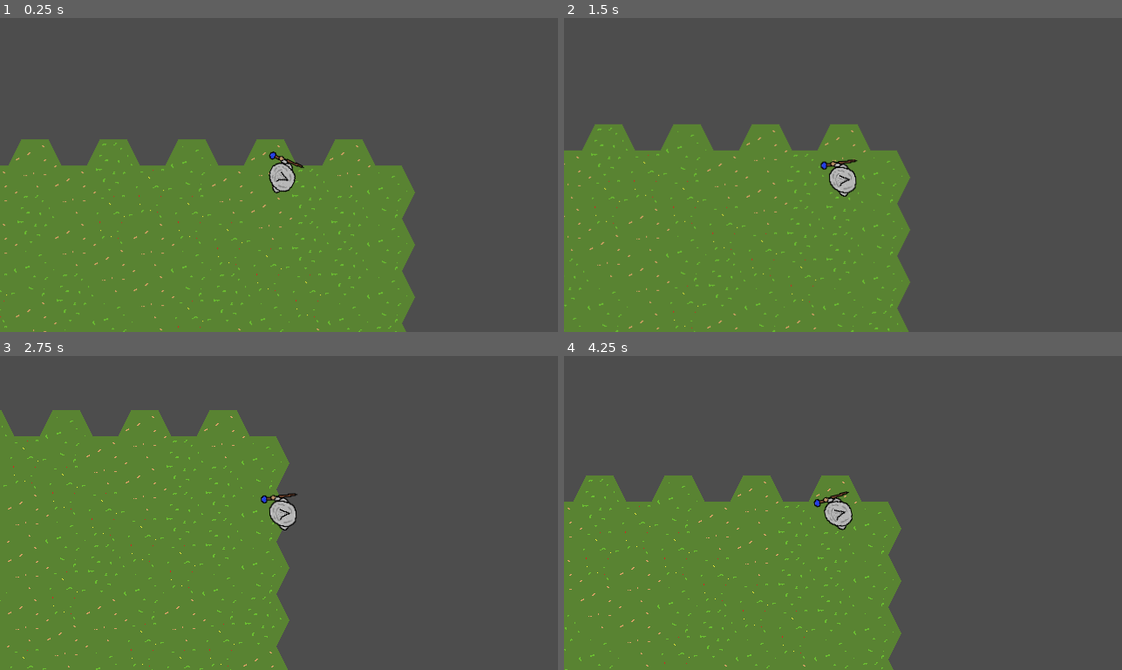
Above: before the commit, frames 1-4 (two rows, left to right).
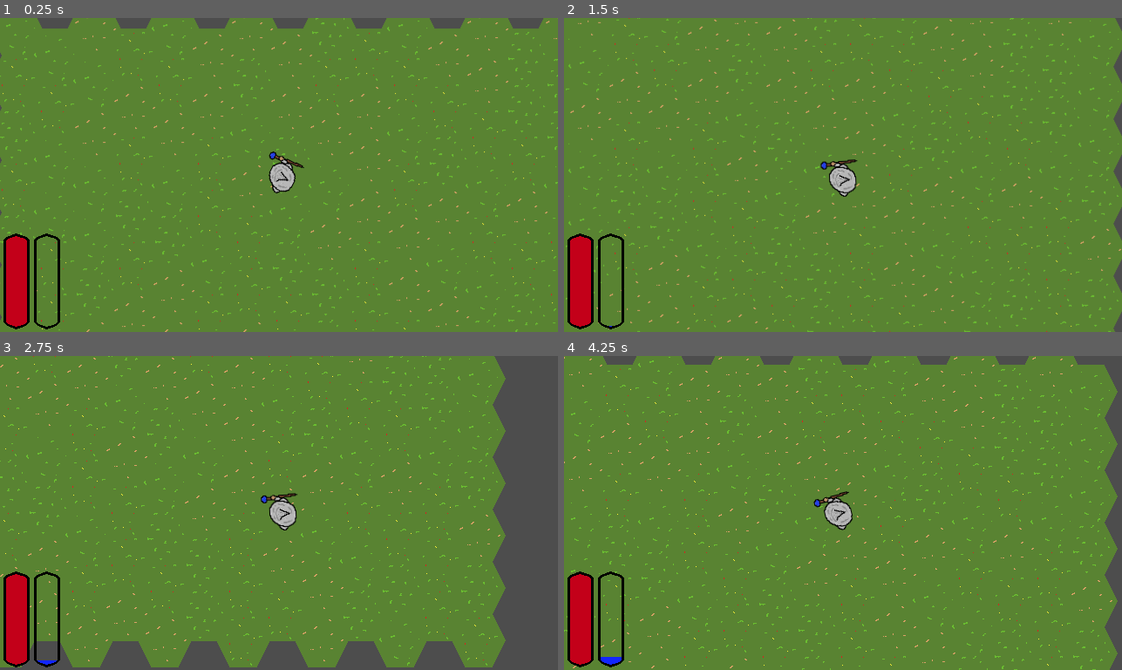
Above: after the commit, the same moments.

Repository: T33py/ProjectWizardRoguelike
Game: Godot game, scene res://RootScene.tscn
Same seed, same stepped clock (60 frames per second), same inputs: the game is played once before the commit and once after it.
Inputs (mouse positions are in pixels of both pictures, inside the frame that each line leads up to):
- Up to frame 1 (0.25 s): no input
- Up to frame 2 (1.5 s): move the mouse to (597, 165) at 0.52 s; hold D (MoveRight) 0.53-1.28 s; move the mouse to (580, 190) at 1.27 s; hold S (MoveBackward) from 1.28 s (still down)
- Up to frame 3 (2.75 s): move the mouse to (5, 525) at 2.02 s; release S (MoveBackward) at 2.03 s; hold D (MoveRight) from 2.03 s (still down)
- Up to frame 4 (4.25 s): move the mouse to (591, 462) at 2.77 s; release D (MoveRight) at 2.78 s; hold W (MoveForward) 2.78-3.53 s; move the mouse to (580, 572) at 3.52 s; hold A (MoveLeft) from 3.53 s (still down)

The runs differ from the first frame. In frame 1, 60% of the frame differs, in the area x 0-100%, y 0-100%; in frame 2, 65%; in frame 3, 53%; in frame 4, 66%.

Commit message:
added bars and tracking of wizard location

Diff:
--- a/GameLogic/GameRunner.tscn
+++ b/GameLogic/GameRunner.tscn
@@ -1,7 +1,8 @@
-[gd_scene load_steps=7 format=3 uid="uid://d4l0pd6lq6rm0"]
+[gd_scene load_steps=8 format=3 uid="uid://d4l0pd6lq6rm0"]
 
 [ext_resource type="Script" uid="uid://bj7n2vmdbvu01" path="res://GameLogic/game_runner.gd" id="1_ffb34"]
 [ext_resource type="PackedScene" uid="uid://c7a0kogtedfpd" path="res://Map/HexMap.tscn" id="1_ghm7u"]
+[ext_resource type="PackedScene" uid="uid://k28vs3b8im1k" path="res://HUD/HUD.tscn" id="2_cigi3"]
 [ext_resource type="Script" uid="uid://c2o5fu5x0g" path="res://GameLogic/pointer_handler.gd" id="2_s4q0q"]
 [ext_resource type="Script" uid="uid://c2eyhlpu3aeju" path="res://GameLogic/state.gd" id="3_bjgj6"]
 [ext_resource type="PackedScene" uid="uid://7ak05867ub6e" path="res://PlayerCharacter/Wizard.tscn" id="4_rpqki"]
@@ -18,8 +19,9 @@
 script = ExtResource("1_ffb34")
 state = NodePath("State")
 
-[node name="HexMap" parent="." instance=ExtResource("1_ghm7u")]
-position = Vector2(-248, 147)
+[node name="HexMap" parent="." node_paths=PackedStringArray("state") instance=ExtResource("1_ghm7u")]
+position = Vector2(0, -10)
+state = NodePath("../State")
 grid_size = Vector2i(6, 10)
 
 [node name="State" type="Node" parent="." node_paths=PackedStringArray("game_runner", "hex_map", "wizard")]
@@ -39,3 +41,11 @@
 [node name="WizardCam" type="Camera2D" parent="." node_paths=PackedStringArray("wizard")]
 script = ExtResource("5_ht3k0")
 wizard = NodePath("../Wizard")
+
+[node name="Hud" parent="WizardCam" node_paths=PackedStringArray("state", "wizard") instance=ExtResource("2_cigi3")]
+offset_left = -25.0
+offset_top = -54.0
+offset_right = -25.0
+offset_bottom = -54.0
+state = NodePath("../../State")
+wizard = NodePath("../../Wizard")
--- /dev/null
+++ b/HUD/Bar/GenericBar.tscn
@@ -0,0 +1,23 @@
+[gd_scene load_steps=3 format=3 uid="uid://bsp4gw3b6nsju"]
+
+[ext_resource type="Texture2D" uid="uid://n1qns5w6vx8d" path="res://HUD/Bar/BarBorder.png" id="1_08mov"]
+[ext_resource type="Texture2D" uid="uid://b5exphslaqu4g" path="res://HUD/Bar/BarFill.png" id="2_ksgkv"]
+
+[node name="GenericBar" type="Control"]
+layout_mode = 3
+anchors_preset = 15
+anchor_right = 1.0
+anchor_bottom = 1.0
+offset_right = -600.0
+offset_bottom = -250.0
+grow_horizontal = 2
+grow_vertical = 2
+
+[node name="TextureProgressBar" type="TextureProgressBar" parent="."]
+layout_mode = 0
+offset_right = 40.0
+offset_bottom = 40.0
+value = 49.0
+fill_mode = 3
+texture_over = ExtResource("1_08mov")
+texture_progress = ExtResource("2_ksgkv")
--- /dev/null
+++ b/HUD/Bar/HealthBar.tscn
@@ -0,0 +1,26 @@
+[gd_scene load_steps=4 format=3 uid="uid://beu324osbb0a"]
+
+[ext_resource type="Script" uid="uid://cq482je02dvvt" path="res://HUD/Bar/health_bar.gd" id="1_audn4"]
+[ext_resource type="Texture2D" uid="uid://n1qns5w6vx8d" path="res://HUD/Bar/BarBorder.png" id="1_gtx8t"]
+[ext_resource type="Texture2D" uid="uid://b5exphslaqu4g" path="res://HUD/Bar/BarFill.png" id="2_audn4"]
+
+[node name="HealthBar" type="Control"]
+layout_mode = 3
+anchors_preset = 15
+anchor_right = 1.0
+anchor_bottom = 1.0
+offset_right = -600.0
+offset_bottom = -250.0
+grow_horizontal = 2
+grow_vertical = 2
+script = ExtResource("1_audn4")
+
+[node name="TextureProgressBar" type="TextureProgressBar" parent="."]
+modulate = Color(0.764706, 0, 0.0980392, 1)
+offset_right = 40.0
+offset_bottom = 40.0
+step = 0.0
+value = 57.0
+fill_mode = 3
+texture_over = ExtResource("1_gtx8t")
+texture_progress = ExtResource("2_audn4")
--- /dev/null
+++ b/HUD/Bar/ManaBar.tscn
@@ -0,0 +1,26 @@
+[gd_scene load_steps=4 format=3 uid="uid://bjbuc2b82y03b"]
+
+[ext_resource type="Texture2D" uid="uid://n1qns5w6vx8d" path="res://HUD/Bar/BarBorder.png" id="1_4d18x"]
+[ext_resource type="Script" uid="uid://7irlub871qv7" path="res://HUD/Bar/mana_bar.gd" id="1_sgldg"]
+[ext_resource type="Texture2D" uid="uid://b5exphslaqu4g" path="res://HUD/Bar/BarFill.png" id="2_sgldg"]
+
+[node name="ManaBar" type="Control"]
+layout_mode = 3
+anchors_preset = 15
+anchor_right = 1.0
+anchor_bottom = 1.0
+offset_right = -600.0
+offset_bottom = -250.0
+grow_horizontal = 2
+grow_vertical = 2
+script = ExtResource("1_sgldg")
+
+[node name="TextureProgressBar" type="TextureProgressBar" parent="."]
+modulate = Color(0.0705882, 0.14902, 1, 1)
+offset_right = 40.0
+offset_bottom = 40.0
+step = 0.0
+value = 49.0
+fill_mode = 3
+texture_over = ExtResource("1_4d18x")
+texture_progress = ExtResource("2_sgldg")
--- /dev/null
+++ b/HUD/Bar/health_bar.gd
@@ -0,0 +1,9 @@
+extends Control
+class_name HealthBar
+
+@onready var progress_bar: TextureProgressBar = $TextureProgressBar
+
+func update_bar(stats: WizardStats) -> void:
+	progress_bar.max_value = stats.max_health
+	progress_bar.value = stats.current_health
+	return
--- /dev/null
+++ b/HUD/Bar/mana_bar.gd
@@ -0,0 +1,9 @@
+extends Control
+class_name ManaBar
+
+@onready var progress_bar: TextureProgressBar = $TextureProgressBar
+
+func update_bar(stats: WizardStats) -> void:
+	progress_bar.max_value = stats.max_mana
+	progress_bar.value = stats.current_mana
+	return
--- /dev/null
+++ b/HUD/HUD.tscn
@@ -0,0 +1,29 @@
+[gd_scene load_steps=4 format=3 uid="uid://k28vs3b8im1k"]
+
+[ext_resource type="PackedScene" uid="uid://beu324osbb0a" path="res://HUD/Bar/HealthBar.tscn" id="1_b7ubu"]
+[ext_resource type="Script" uid="uid://dp76y8g8rkdm1" path="res://HUD/hud.gd" id="1_ja1d4"]
+[ext_resource type="PackedScene" uid="uid://bjbuc2b82y03b" path="res://HUD/Bar/ManaBar.tscn" id="2_ja1d4"]
+
+[node name="Hud" type="Control"]
+layout_mode = 3
+anchors_preset = 15
+anchor_right = 1.0
+anchor_bottom = 1.0
+grow_horizontal = 2
+grow_vertical = 2
+mouse_filter = 2
+script = ExtResource("1_ja1d4")
+
+[node name="HealthBar" parent="." instance=ExtResource("1_b7ubu")]
+layout_mode = 1
+offset_left = 4.0
+offset_top = 246.0
+offset_right = -596.0
+offset_bottom = -4.0
+
+[node name="ManaBar" parent="." instance=ExtResource("2_ja1d4")]
+layout_mode = 1
+offset_left = 39.0
+offset_top = 246.0
+offset_right = -561.0
+offset_bottom = -4.0
--- /dev/null
+++ b/HUD/hud.gd
@@ -0,0 +1,21 @@
+extends Control
+class_name HUD
+
+@export var state:State
+@export var wizard: Wizard
+
+@onready var healthbar: HealthBar = $HealthBar
+@onready var manabar: ManaBar = $ManaBar
+
+func _ready() -> void:
+	wizard.stats.health_changed.connect(_on_wizard_health_changed)
+	wizard.stats.mana_changed.connect(_on_wizard_mana_changed)
+	return
+
+func _on_wizard_health_changed() -> void:
+	healthbar.update_bar(wizard.stats)
+	return
+
+func _on_wizard_mana_changed() -> void:
+	manabar.update_bar(wizard.stats)
+	return
--- a/Hex/Hex.tscn
+++ b/Hex/Hex.tscn
@@ -15,7 +15,11 @@
 [node name="Sprite2D" type="Sprite2D" parent="."]
 texture = ExtResource("2_whgm8")
 hframes = 10
-frame = 1
+
+[node name="WizardHere" type="Sprite2D" parent="."]
+visible = false
+texture = ExtResource("2_whgm8")
+hframes = 10
 
 [node name="Hitbox" type="Area2D" parent="."]
 
--- a/Hex/hex.gd
+++ b/Hex/hex.gd
@@ -4,6 +4,8 @@
 
 signal mouse_entered(me: Hex)
 signal mouse_exited(me: Hex)
+signal wizard_entered(me: Hex)
+signal wizard_exited(me: Hex)
 
 enum Biome { PLACEHOLDER, GRASS, WATER, DESERT }
 
@@ -44,6 +46,8 @@
 func _ready() -> void:
 	hitbox.mouse_entered.connect(_mouse_entered)
 	hitbox.mouse_exited.connect(_mouse_exited)
+	hitbox.area_entered.connect(_area_entered)
+	hitbox.area_exited.connect(_area_exited)
 	_choose_a_sprite()
 	return
 
@@ -77,9 +81,18 @@
 	mouse_exited.emit(self)
 	return
 
+func _area_entered(other: Area2D) -> void:
+	if other.get_parent() is Wizard:
+		wizard_entered.emit(self)
+	return
+
+func _area_exited(other: Area2D) -> void:
+	if other.get_parent() is Wizard:
+		wizard_exited.emit(self)
+	return
+
 func _choose_a_sprite() -> void:
 	var ssrange: int = 0
-	print(len(biome_indexes), ' ', biome)
 	if len(biome_indexes) >= biome+1:
 		ssrange = biome_indexes[biome+1]-1 - biome_indexes[biome]
 	else:
@@ -87,3 +100,6 @@
 	sprite_idx = randi_range(biome_indexes[biome], biome_indexes[biome]+ssrange)
 	visual.frame = sprite_idx
 	return
+
+func _to_string() -> String:
+	return 'Hex' + str(coordinates)
--- a/Map/HexMap.tscn
+++ b/Map/HexMap.tscn
@@ -1,7 +1,8 @@
-[gd_scene load_steps=3 format=3 uid="uid://c7a0kogtedfpd"]
+[gd_scene load_steps=4 format=3 uid="uid://c7a0kogtedfpd"]
 
 [ext_resource type="Script" uid="uid://bom04j7054p8v" path="res://Map/hex_map.gd" id="1_1uauy"]
 [ext_resource type="PackedScene" uid="uid://b1j3ivqmb5jel" path="res://Hex/Hex.tscn" id="2_vmd7c"]
+[ext_resource type="Script" uid="uid://dpcjjspqg52f2" path="res://Map/wizard_tracker.gd" id="3_fpsrx"]
 
 [node name="HexMap" type="Node2D"]
 script = ExtResource("1_1uauy")
@@ -12,3 +13,6 @@
 grid_size = Vector2i(1000, 1000)
 screensized_grid_size = Vector2i(8, 14)
 starting_hexes = 100
+
+[node name="WizardTracker" type="Node" parent="."]
+script = ExtResource("3_fpsrx")
--- a/Map/hex_map.gd
+++ b/Map/hex_map.gd
@@ -3,6 +3,8 @@
 class_name HexMap
 
 signal new_hex_created(hex: Hex)
+
+@export var state: State
 
 @export var hex_template: PackedScene
 var _dx: float = 0
@@ -51,14 +53,17 @@
 var grid_y_min: int = 0
 var grid_y_max: int = 0
 
+@onready var wizard_tracker: MapWizardTracker = $WizardTracker
+
 # Called when the node enters the scene tree for the first time.
 func _ready() -> void:
+	wizard_tracker.wizard = state.wizard
+	new_hex_created.connect(wizard_tracker.on_hex_created)
 	redo_grid()
 	for c in get_children():
 		if c is Hex:
 			all_hexes.append(c)
 			new_hex_created.emit(c)
-
 	pass
 
 func setup_grid():
@@ -166,7 +171,7 @@
 	var chi: int = 0
 
 	if len(all_hexes) == 0:
-		var new_00 = setup_hex(0, 0)
+		setup_hex(0, 0)
 	var current_hex: Hex = all_hexes[chi]
 
 	while len(all_hexes) < starting_hexes:
--- /dev/null
+++ b/Map/wizard_tracker.gd
@@ -0,0 +1,61 @@
+extends Node
+class_name MapWizardTracker
+
+signal current_wizard_location(hex: Hex)
+
+@export var show_wizard_location: bool = false
+
+var wizard: Wizard
+
+var _wizard_location: Hex = null
+var wizard_location: Hex:
+	get: return _wizard_location
+	set(val):
+		if _wizard_location != null:
+			_wizard_location.find_child('WizardHere').visible = false
+		if val != null and show_wizard_location:
+			val.find_child('WizardHere').visible = true
+		if _wizard_location != val:
+			_wizard_location = val
+			current_wizard_location.emit(_wizard_location)
+
+var wizard_touches_hexes: Array[Hex] = []
+
+var frame_counter: int = 0
+var check_pos_frames: int = 30
+
+func _process(_delta: float) -> void:
+	frame_counter += 1
+	if frame_counter > check_pos_frames:
+		update_wizard_correct_location()
+		frame_counter = 0
+	return
+
+func wizard_entered_hex(hex: Hex) -> void:
+	wizard_touches_hexes.append(hex)
+	update_wizard_correct_location()
+	return
+
+func wizard_left_hex(hex: Hex) -> void:
+	wizard_touches_hexes.erase(hex)
+	if wizard_location == hex:
+		wizard_location = null
+	update_wizard_correct_location()
+	return
+
+func update_wizard_correct_location() -> void:
+	var closest_hex: Hex = wizard_location
+	if wizard_location == null and len(wizard_touches_hexes) > 0:
+		wizard_location = wizard_touches_hexes[0]
+	if closest_hex == null:
+		return
+	for hex in wizard_touches_hexes:
+		if hex.global_position.distance_to(wizard.global_position) < closest_hex.global_position.distance_to(wizard.global_position):
+			if wizard_location != hex:
+				wizard_location = hex
+	return
+
+func on_hex_created(hex: Hex) -> void:
+	hex.wizard_entered.connect(wizard_entered_hex)
+	hex.wizard_exited.connect(wizard_left_hex)
+	return
--- a/PlayerCharacter/Wizard.tscn
+++ b/PlayerCharacter/Wizard.tscn
@@ -1,10 +1,13 @@
-[gd_scene load_steps=6 format=3 uid="uid://7ak05867ub6e"]
+[gd_scene load_steps=7 format=3 uid="uid://7ak05867ub6e"]
 
 [ext_resource type="Texture2D" uid="uid://vrasfpsl8nif" path="res://PlayerCharacter/Character.png" id="1_a6ad1"]
 [ext_resource type="Script" uid="uid://e4gw6hwcqi8m" path="res://PlayerCharacter/wizard.gd" id="1_h2cfe"]
 [ext_resource type="Script" uid="uid://dnfmn2ed648ha" path="res://PlayerCharacter/wizard_visual.gd" id="2_j4oe6"]
 [ext_resource type="Script" uid="uid://dggwj41dlv764" path="res://PlayerCharacter/controller.gd" id="2_tou76"]
 [ext_resource type="Script" uid="uid://cllhqn1j8ot63" path="res://PlayerCharacter/wizard_stats.gd" id="3_tou76"]
+
+[sub_resource type="CircleShape2D" id="CircleShape2D_tou76"]
+radius = 15.0
 
 [node name="Wizard" type="Node2D"]
 z_index = 5
@@ -26,3 +29,8 @@
 texture = ExtResource("1_a6ad1")
 hframes = 2
 frame = 1
+
+[node name="Hitbox" type="Area2D" parent="."]
+
+[node name="CollisionShape2D" type="CollisionShape2D" parent="Hitbox"]
+shape = SubResource("CircleShape2D_tou76")
--- a/PlayerCharacter/wizard.gd
+++ b/PlayerCharacter/wizard.gd
@@ -5,6 +5,7 @@
 
 @onready var controller: WizardController = $Controller
 @onready var stats: WizardStats = $Stats
+@onready var hitbox: Area2D = $Hitbox
 
 func _ready() -> void:
 	controller.state = state
--- a/PlayerCharacter/wizard_stats.gd
+++ b/PlayerCharacter/wizard_stats.gd
@@ -1,7 +1,9 @@
 extends Node
 class_name WizardStats
 
+signal health_changed()
 signal reached_0_health()
+signal mana_changed()
 
 @export var max_health: float = 10
 @export var health_regen: float = 0
@@ -14,16 +16,18 @@
 			_current_health = max_health
 		if _current_health <= 0:
 			reached_0_health.emit()
+		health_changed.emit()
 
 @export var max_mana: float = 10
 @export var mana_regen: float = 0.25
-var _current_mana: float = 10
+var _current_mana: float = 0
 var current_mana: float:
 	get: return _current_mana
 	set(val):
 		_current_mana = val
 		if _current_mana > max_mana:
 			_current_mana = max_mana
+		mana_changed.emit()
 
 @export var max_movespeed: float = 100
 @export var min_movespeed: float = 25
@@ -41,6 +45,6 @@
 var current_shield: float = 0
 
 func _process(delta: float) -> void:
-	current_health += health_regen
-	current_mana += mana_regen
+	current_health += health_regen * delta
+	current_mana += mana_regen * delta
 	return
Binary file added: HUD/Bar/BarBorder.png
Not shown, added: HUD/Bar/BarBorder.png.import
Binary file added: HUD/Bar/BarFill.png
Not shown, added: HUD/Bar/BarFill.png.import
Not shown, added: HUD/Bar/health_bar.gd.uid
Not shown, added: HUD/Bar/mana_bar.gd.uid
Not shown, added: HUD/hud.gd.uid
Not shown, added: Map/wizard_tracker.gd.uid
